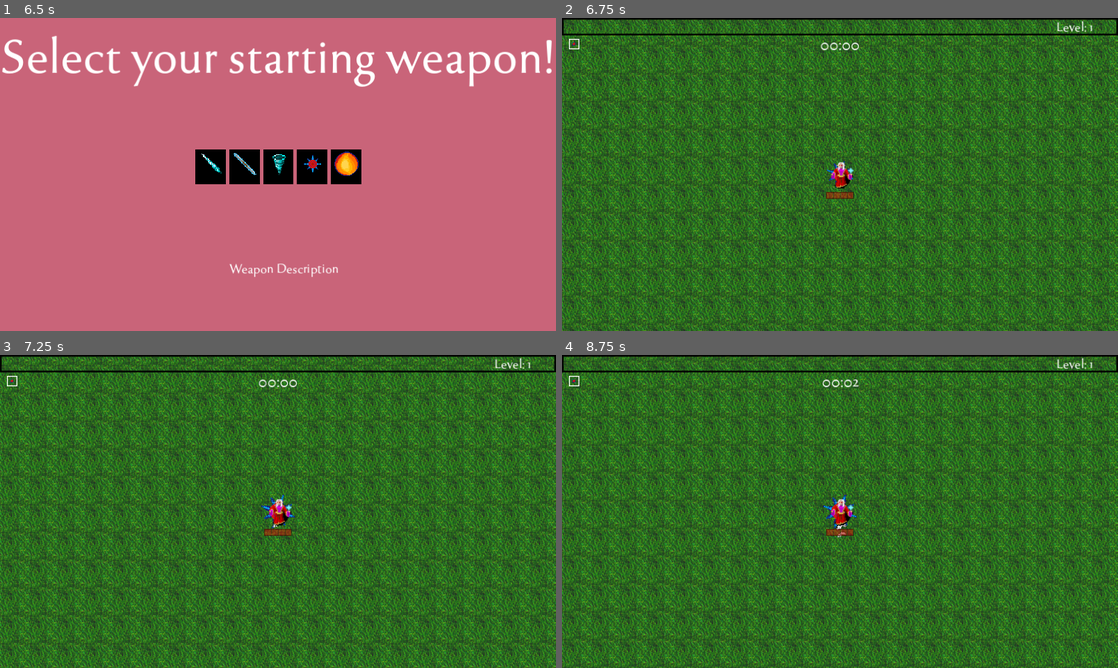
Above: before the commit, frames 1-4 (two rows, left to right).
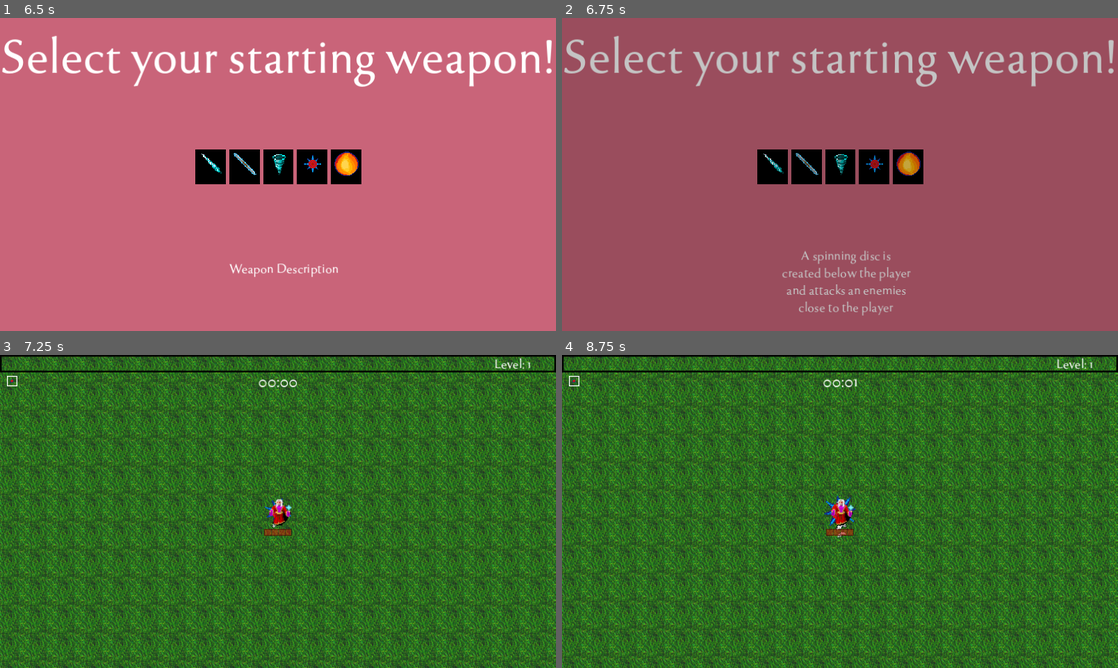
Above: after the commit, the same moments.

Repository: j-v-n/SurvivorsClone
Game: Godot game, scene res://TitleScreen/menu.tscn
The game is run twice, just before and just after one commit, with the same random seed, the same clock (stepped at 60 frames per second) and the same inputs. Sound files missing from this copy of the repository are replaced by a short silence.
Inputs (mouse positions are in pixels of both pictures, inside the frame that each line leads up to):
- Up to frame 1 (6.5 s): click "Play" at 0.5 s; click "Play" at 1.25 s; tap Enter at 2, 3.5, 5, 5.1 s; move the mouse to (400, 158) at 2.02 s; hold D (right) 2.03-2.75 s; click (400, 158) at 2.1 s; tap Space at 2.75, 4.25, 5.75 s; drag from (166, 190) to (250, 237) at 2.77 s; move the mouse to (333, 105) at 3.52 s; hold D (right) 3.53-4.25 s; tap Delete at 3.6 s; click (333, 105) at 3.67 s; drag from (250, 237) to (111, 127) at 4.27 s; move the mouse to (444, 221) at 5.02 s; hold A (left) 5.03-5.75 s; click (444, 221) at 5.17 s; drag from (111, 127) to (194, 96) at 5.77 s
- Up to frame 2 (6.75 s): move the mouse to (867, 174) at 6.52 s; hold S (down) from 6.53 s (still down); click (867, 174) at 6.6 s
- Up to frame 3 (7.25 s): keep holding S (down)
- Up to frame 4 (8.75 s): release S (down) at 7.25 s; drag from (756, 433) to (840, 511) at 7.27 s; move the mouse to (962, 495) at 8.02 s; hold W (up) from 8.03 s (still down); tap Delete at 8.1 s; click (962, 495) at 8.17 s

Frame 1 is identical in both runs. In frame 2, 100% of the frame differs, in the area x 0-100%, y 0-100%; in frame 3, 45%; in frame 4, 46%.

Commit message:
Scene transitions work from main menu to weapon selection to game and back

Diff:
--- a/Player/player.tscn
+++ b/Player/player.tscn
@@ -29,6 +29,21 @@
 
 [sub_resource type="CircleShape2D" id="CircleShape2D_64qon"]
 radius = 14.21
+
+[sub_resource type="Animation" id="Animation_4a8yn"]
+length = 0.001
+tracks/0/type = "value"
+tracks/0/imported = false
+tracks/0/enabled = true
+tracks/0/path = NodePath("TransitionToMain/ColorRect:self_modulate")
+tracks/0/interp = 1
+tracks/0/loop_wrap = true
+tracks/0/keys = {
+"times": PackedFloat32Array(0),
+"transitions": PackedFloat32Array(1),
+"update": 0,
+"values": [Color(1, 1, 1, 0)]
+}
 
 [sub_resource type="Animation" id="Animation_yxw03"]
 resource_name = "fade_out"
@@ -46,21 +61,6 @@
 "values": [Color(1, 1, 1, 0), Color(1, 1, 1, 1)]
 }
 
-[sub_resource type="Animation" id="Animation_4a8yn"]
-length = 0.001
-tracks/0/type = "value"
-tracks/0/imported = false
-tracks/0/enabled = true
-tracks/0/path = NodePath("TransitionToMain/ColorRect:self_modulate")
-tracks/0/interp = 1
-tracks/0/loop_wrap = true
-tracks/0/keys = {
-"times": PackedFloat32Array(0),
-"transitions": PackedFloat32Array(1),
-"update": 0,
-"values": [Color(1, 1, 1, 0)]
-}
-
 [sub_resource type="AnimationLibrary" id="AnimationLibrary_28ij2"]
 _data = {
 "RESET": SubResource("Animation_4a8yn"),
--- a/TitleScreen/chosen_weapon.gd
+++ b/TitleScreen/chosen_weapon.gd
@@ -3,5 +3,4 @@
 var weapon_choice = null
 
 func get_chosen_weapon(item):
-    print(item)
     weapon_choice = item
--- a/TitleScreen/menu.tscn
+++ b/TitleScreen/menu.tscn
@@ -3,22 +3,6 @@
 [ext_resource type="Script" path="res://TitleScreen/menu.gd" id="1_7auef"]
 [ext_resource type="FontFile" uid="uid://bm3i5odnir43l" path="res://Font/tenderness.otf" id="1_e4yxn"]
 [ext_resource type="PackedScene" uid="uid://lynlxyffijqg" path="res://Utility/basic_button.tscn" id="2_lqhg1"]
-
-[sub_resource type="Animation" id="Animation_80qav"]
-resource_name = "fade_out"
-length = 0.5
-tracks/0/type = "value"
-tracks/0/imported = false
-tracks/0/enabled = true
-tracks/0/path = NodePath("Transition/ColorRect:self_modulate")
-tracks/0/interp = 1
-tracks/0/loop_wrap = true
-tracks/0/keys = {
-"times": PackedFloat32Array(0, 0.5),
-"transitions": PackedFloat32Array(1, 1),
-"update": 0,
-"values": [Color(1, 1, 1, 0), Color(1, 1, 1, 1)]
-}
 
 [sub_resource type="Animation" id="Animation_leftd"]
 length = 0.001
@@ -61,6 +45,22 @@
 "transitions": PackedFloat32Array(1),
 "update": 1,
 "values": [false]
+}
+
+[sub_resource type="Animation" id="Animation_80qav"]
+resource_name = "fade_out"
+length = 0.5
+tracks/0/type = "value"
+tracks/0/imported = false
+tracks/0/enabled = true
+tracks/0/path = NodePath("Transition/ColorRect:self_modulate")
+tracks/0/interp = 1
+tracks/0/loop_wrap = true
+tracks/0/keys = {
+"times": PackedFloat32Array(0, 0.5),
+"transitions": PackedFloat32Array(1, 1),
+"update": 0,
+"values": [Color(1, 1, 1, 0), Color(1, 1, 1, 1)]
 }
 
 [sub_resource type="AnimationLibrary" id="AnimationLibrary_x23dk"]
--- a/TitleScreen/weapon_menu.gd
+++ b/TitleScreen/weapon_menu.gd
@@ -6,6 +6,7 @@
 @onready var player = get_tree().get_first_node_in_group("player")
 @onready var weaponOut = get_tree().get_first_node_in_group("chosen_weapon")
 # @onready var transitionGame: AnimationPlayer = get_node("%TransitionToGame")
+@onready var animPlayer: AnimationPlayer = get_node("%AnimationPlayer")
 
 var level = preload("res://World/world.tscn")
 var chosen_weapon = null
@@ -16,7 +17,7 @@
 
 func _ready():
 	connect("starting_weapon", Callable(weaponOut, "get_chosen_weapon"))
-	#labelDescription.text = "Hover over a weapon to see a description"
+	# animPlayer.play_backwards("fade")
 	var weapon_choices = ["icespear1", "javelin1", "tornado1", "disc1", "fireball1"]
 	for weapon_choice in weapon_choices:
 		var displayedWeapon = weaponOptions.instantiate()
@@ -32,4 +33,8 @@
 func start_game(weapon):
 	chosen_weapon = weapon
 	emit_signal("starting_weapon", chosen_weapon)
+	animPlayer.play("fade")
+
+
+func _on_animation_player_animation_finished(anim_name: StringName):
 	get_tree().change_scene_to_packed(level)
--- a/TitleScreen/weapon_menu.tscn
+++ b/TitleScreen/weapon_menu.tscn
@@ -1,7 +1,44 @@
-[gd_scene load_steps=3 format=3 uid="uid://6qsr4nc5mkev"]
+[gd_scene load_steps=6 format=3 uid="uid://6qsr4nc5mkev"]
 
 [ext_resource type="Script" path="res://TitleScreen/weapon_menu.gd" id="1_3m833"]
 [ext_resource type="FontFile" uid="uid://bm3i5odnir43l" path="res://Font/tenderness.otf" id="1_s6ayi"]
+
+[sub_resource type="Animation" id="Animation_xlc0i"]
+length = 0.001
+tracks/0/type = "value"
+tracks/0/imported = false
+tracks/0/enabled = true
+tracks/0/path = NodePath(".:modulate")
+tracks/0/interp = 1
+tracks/0/loop_wrap = true
+tracks/0/keys = {
+"times": PackedFloat32Array(0),
+"transitions": PackedFloat32Array(1),
+"update": 0,
+"values": [Color(1, 1, 1, 0)]
+}
+
+[sub_resource type="Animation" id="Animation_bh5jn"]
+resource_name = "fade"
+length = 0.5
+tracks/0/type = "value"
+tracks/0/imported = false
+tracks/0/enabled = true
+tracks/0/path = NodePath(".:modulate")
+tracks/0/interp = 1
+tracks/0/loop_wrap = true
+tracks/0/keys = {
+"times": PackedFloat32Array(0, 0.5),
+"transitions": PackedFloat32Array(1, 1),
+"update": 0,
+"values": [Color(1, 1, 1, 0), Color(1, 1, 1, 1)]
+}
+
+[sub_resource type="AnimationLibrary" id="AnimationLibrary_qqjpx"]
+_data = {
+"RESET": SubResource("Animation_xlc0i"),
+"fade": SubResource("Animation_bh5jn")
+}
 
 [node name="WeaponMenu" type="Control" groups=["menu_weapon_selection"]]
 layout_mode = 3
@@ -13,6 +50,7 @@
 script = ExtResource("1_3m833")
 
 [node name="ColorRect" type="ColorRect" parent="."]
+layout_mode = 0
 offset_right = 679.0
 offset_bottom = 384.0
 color = Color(0.788235, 0.392157, 0.47451, 1)
@@ -47,3 +85,19 @@
 horizontal_alignment = 1
 vertical_alignment = 1
 autowrap_mode = 2
+
+[node name="LabelBox" type="ColorRect" parent="."]
+modulate = Color(1, 1, 1, 0)
+layout_mode = 0
+offset_right = 696.0
+offset_bottom = 411.0
+mouse_filter = 2
+color = Color(0, 0, 0, 1)
+
+[node name="AnimationPlayer" type="AnimationPlayer" parent="LabelBox"]
+unique_name_in_owner = true
+libraries = {
+"": SubResource("AnimationLibrary_qqjpx")
+}
+
+[connection signal="animation_finished" from="LabelBox/AnimationPlayer" to="." method="_on_animation_player_animation_finished"]
